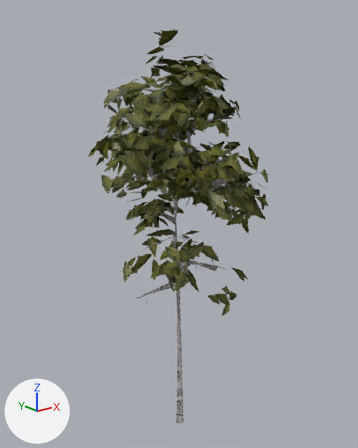
The glTF model gltf/tree_aspen_lod2.glb, before and after one commit.
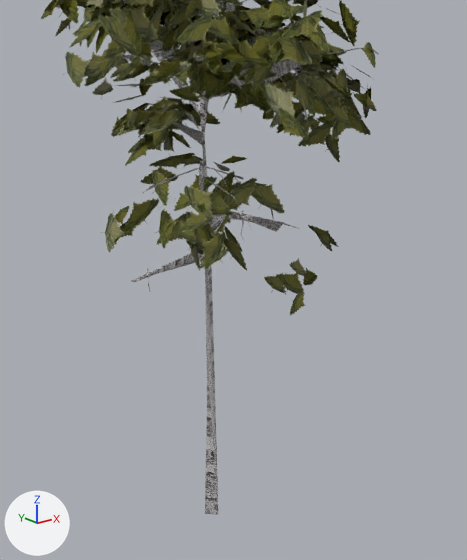
There are two pictures of each version: one whole from a 50 mm camera at (-5.33, -6.68, 6.94) aimed at (0.13, 0.14, 4.22), one close up on the part from 18% to 89% of the width and 33% to 100% of the height. The axes (+X, +Y, +Z) are drawn at lower left. The lights are the same throughout. The older version's two pictures come first. Vertices at exactly the same position are counted once.

The older version as bpy lines, for what is in view:
```python
me_aspen2_lod0_lod2_mesh = bpy.data.meshes.new('aspen2_LOD0_LOD2_mesh')
me_aspen2_lod0_lod2_mesh.from_pydata(...)  # 6401 vertices, 4823 faces; spans x -1.85..2.05, y -1.95..1.97, z 0.0..7.64
# faces by material slot: [2423, 2400]
me_aspen2_lod0_lod2_mesh.materials.append(mat_trunk_005)
me_aspen2_lod0_lod2_mesh.materials.append(mat_leaf_005)
# before: 476 (-0.94, 0.0, 3.1) at pixel (130, 281), 478 (-0.93, -0.01, 3.09) at pixel (132, 281), 479 (-0.92, -0.01, 3.08) at pixel (133, 282)
ob_aspen2_lod2 = bpy.data.objects.new('aspen2_LOD2', me_aspen2_lod0_lod2_mesh)
ob_aspen2_lod2.location = (0.0, 0.0, 0.0)
```
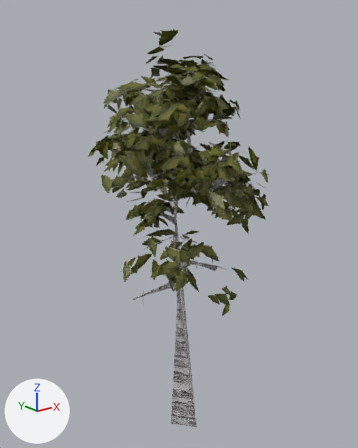
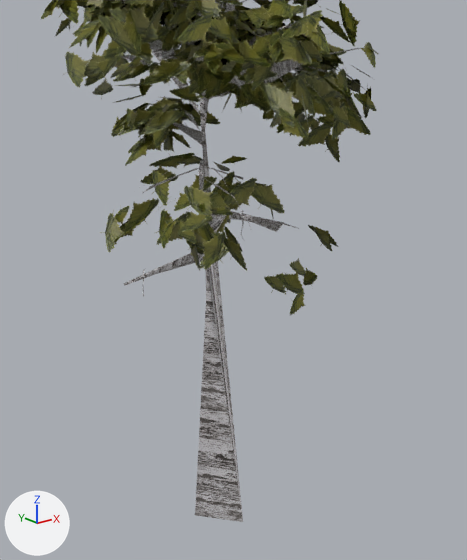
Location of each change, [x1, y1, x2, y2] in pixels of the close-ups (467 x 560 px; the box of a moved part takes in the faces that stretch with it):
'aspen2_LOD2', reshaped
    before: [41, 0, 379, 515]
    after: [41, 0, 379, 522]
part 1 of me_aspen2_lod0_lod2_mesh, moved or reshaped
    before: [203, 136, 219, 515]
    after: [195, 134, 243, 522]
part 2 of me_aspen2_lod0_lod2_mesh, moved or reshaped
    before: [131, 252, 204, 283]
    after: [123, 252, 204, 285]

Patch to the scene script:
```diff
--- a/gltf/tree_aspen_lod2.glb.py
+++ b/gltf/tree_aspen_lod2.glb.py
@@ me_aspen2_lod0_lod2_mesh @@
 me_aspen2_lod0_lod2_mesh.from_pydata(...)  # 6401 vertices, 4823 faces; spans x -1.85..2.05, y -1.95..1.97, z 0.0..7.64
 # used by ob_aspen2_lod2; location = (0.0, 0.0, 0.0)
-me_aspen2_lod0_lod2_mesh.vertices[24].co = (-0.04, 0.02, 0.0)  # pixel (204, 513)
-me_aspen2_lod0_lod2_mesh.vertices[25].co = (0.05, 0.06, 0.02)
-me_aspen2_lod0_lod2_mesh.vertices[27].co = (0.05, -0.1, 0.02)  # pixel (218, 514)
+# me_aspen2_lod0_lod2_mesh part 1
+me_aspen2_lod0_lod2_mesh.vertices[24].co = (-0.14, 0.07, 0.0)  # pixel (195, 515)
+me_aspen2_lod0_lod2_mesh.vertices[25].co = (0.19, 0.2, 0.02)
+me_aspen2_lod0_lod2_mesh.vertices[27].co = (0.19, -0.36, 0.02)  # pixel (243, 521)
+# me_aspen2_lod0_lod2_mesh part 2
+for i in [476, 478, 479]: me_aspen2_lod0_lod2_mesh.vertices[i].co += Vector((-0.09, 0.0, 0.0))
 me_aspen2_lod0_lod2_mesh.materials.append(mat_trunk_005)
```
